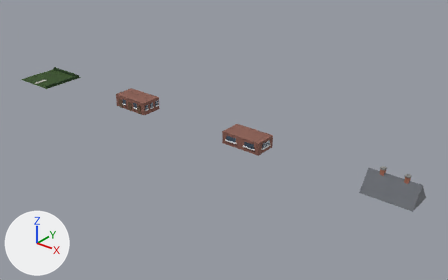
Two versions of the Blender file objects/VanillaReplacements/Building/BLDHOU17/OG_BLDHOU17.blend, one commit apart.
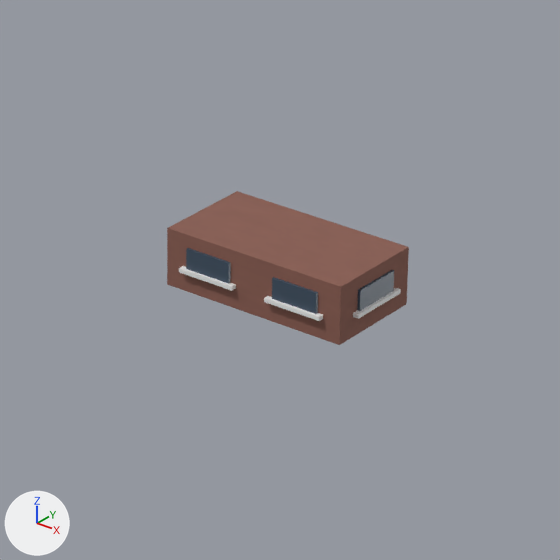
The first picture shows the older version from a camera (50 mm lens) standing at (126.6, -88.4, 54.5) and looking at (53.4, 3.1, -2.3). The close-ups show the older and then the newer version on the part from 42% to 68% of the width and 30% to 72% of the height of that picture. Only the edits that show in the close-ups are written down. Arrows for +X, +Y and +Z are at lower left; the lights stay in place.
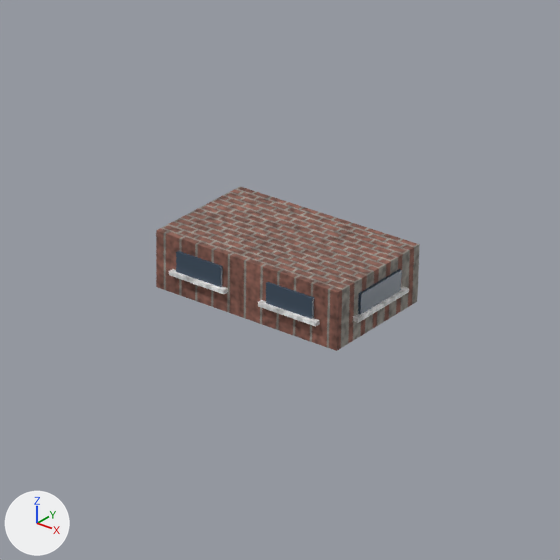
Where the newer file only moved an object's origin or applied its transform, the numbers keep the older frame.

Where the change shows, as pixel boxes (x1, y1, x2, y2) in the close-ups (560 x 560 px):
'Cube.034', surface changed, reshaped (9% wider, 6% taller): before (167, 191, 409, 345); after (156, 187, 420, 351)
'Cube.037', moved: before (272, 277, 318, 314); after (266, 282, 314, 319)
'Cube.035', moved: before (186, 248, 231, 284); after (176, 251, 223, 287)
'Cube.045', moved, rescaled (18% wider, 12% taller): before (357, 270, 394, 311); after (358, 269, 402, 315)
'Cube.046', moved, rescaled (16% wider, 19% taller): before (353, 288, 401, 319); after (353, 286, 409, 323)

The change, as a diff of the scene's bpy script:
```diff
--- a/objects/VanillaReplacements/Building/BLDHOU17/OG_BLDHOU17.blend.py
+++ b/objects/VanillaReplacements/Building/BLDHOU17/OG_BLDHOU17.blend.py
@@ mat_darkbrick_darkbrick @@
 mat_darkbrick_darkbrick = bpy.data.materials.new('Darkbrick darkbrick')
-# nodes: BsdfPrincipled, MixRGB, OutputMaterial, TexNoise, ValToRGB
-# colours: brown #906155, light grey #cbcbcb, white #ffffff
+# nodes: BsdfPrincipled, MixRGB x2, OutputMaterial, TexBrick, TexCoord x2, TexNoise x2, ValToRGB x2
+# colours: brown #906155, brown #81564b, grey #959089, light grey #c8c8c8, white #ffffff, white #e9e9e9
@@ me_cube_034 @@
 # used by ob_cube_034; parent = ob_part2; location = (0.0, 0.512, 1.297)
-me_cube_034.from_pydata(...)  # 8 vertices, 6 faces; spans x -4.4..4.4, y -2.35..2.35, z -1.3..1.3
-me_cube_034.vertices[0].co = (-4.4, -2.35, -1.3)  # pixel (167, 284)
-me_cube_034.vertices[1].co = (-4.4, -2.35, 1.3)  # pixel (167, 227)
-me_cube_034.vertices[2].co = (-4.4, 2.35, -1.3)
-me_cube_034.vertices[3].co = (-4.4, 2.35, 1.3)  # pixel (237, 191)
-me_cube_034.vertices[4].co = (4.4, -2.35, -1.3)  # pixel (339, 345)
-me_cube_034.vertices[5].co = (4.4, -2.35, 1.3)  # pixel (340, 286)
-me_cube_034.vertices[6].co = (4.4, 2.35, -1.3)  # pixel (406, 304)
-me_cube_034.vertices[7].co = (4.4, 2.35, 1.3)  # pixel (408, 246)
+me_cube_034.from_pydata(...)  # 8 vertices, 6 faces; spans x -4.61..4.61, y -2.83..2.83, z -1.3..1.3
+# me_cube_034 part 1
+me_cube_034.vertices[0].co = (-4.61, -2.83, -1.3)  # pixel (156, 287)
+me_cube_034.vertices[1].co = (-4.61, -2.83, 1.3)  # pixel (156, 230)
+me_cube_034.vertices[2].co = (-4.61, 2.83, -1.3)
+me_cube_034.vertices[3].co = (-4.61, 2.83, 1.3)  # pixel (240, 186)
+me_cube_034.vertices[4].co = (4.61, -2.83, -1.3)  # pixel (336, 350)
+me_cube_034.vertices[5].co = (4.61, -2.83, 1.3)  # pixel (338, 292)
+me_cube_034.vertices[6].co = (4.61, 2.83, -1.3)  # pixel (417, 301)
+me_cube_034.vertices[7].co = (4.61, 2.83, 1.3)  # pixel (419, 244)
 me_cube_034.materials.append(mat_darkbrick_darkbrick)
@@ me_cube_045 @@
 # used by ob_cube_045; parent = ob_part2; location = (4.463, 0.512, 1.556)
-me_cube_045.from_pydata(...)  # 8 vertices, 6 faces; spans x -0.06..0.06, y -1.18..1.18, z -0.46..0.46
+me_cube_045.from_pydata(...)  # 8 vertices, 6 faces; spans x -0.06..0.06, y -1.41..1.41, z -0.46..0.46
+# me_cube_045 part 2: the whole mesh is scaled about its middle by (1, 1.2, 1)
 me_cube_045.materials.append(mat_glass_glass)
@@ me_cube_046 @@
 # used by ob_cube_046; parent = ob_part2; location = (4.537, 0.512, 1.009)
-me_cube_046.from_pydata(...)  # 8 vertices, 6 faces; spans x -0.14..0.14, y -1.47..1.47, z -0.09..0.09
+me_cube_046.from_pydata(...)  # 8 vertices, 6 faces; spans x -0.14..0.14, y -1.77..1.77, z -0.09..0.09
+# me_cube_046 part 3: the whole mesh is scaled about its middle by (1, 1.2, 1)
 me_cube_046.materials.append(mat_white_white)
@@ ob_cube_035 @@
 ob_cube_035.parent = ob_part2
-ob_cube_035.location = (-2.201, -1.904, 1.556)
+ob_cube_035.location = (-2.303, -2.375, 1.556)
@@ ob_cube_037 @@
 ob_cube_037.parent = ob_part2
-ob_cube_037.location = (2.201, -1.904, 1.556)
+ob_cube_037.location = (2.303, -2.375, 1.556)
@@ ob_cube_045 @@
 ob_cube_045.parent = ob_part2
-ob_cube_045.location = (4.463, 0.512, 1.556)
+ob_cube_045.location = (4.668, 0.512, 1.556)
@@ ob_cube_046 @@
 ob_cube_046.parent = ob_part2
-ob_cube_046.location = (4.537, 0.512, 1.009)
+ob_cube_046.location = (4.741, 0.512, 1.009)
```
